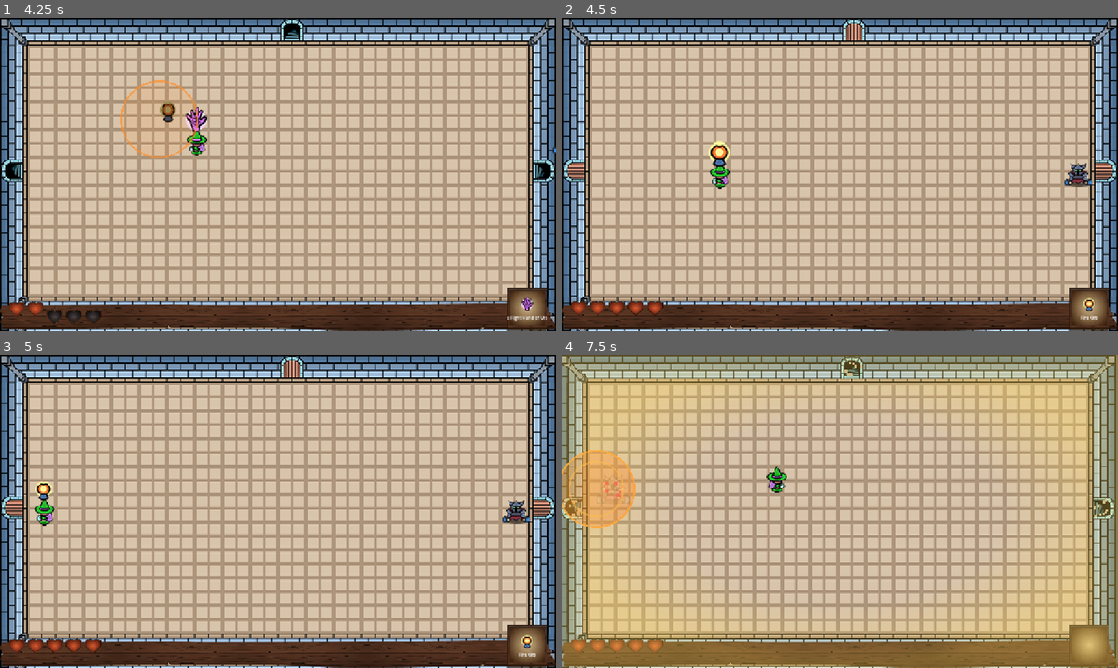
Above: before the commit, frames 1-4 (two rows, left to right).
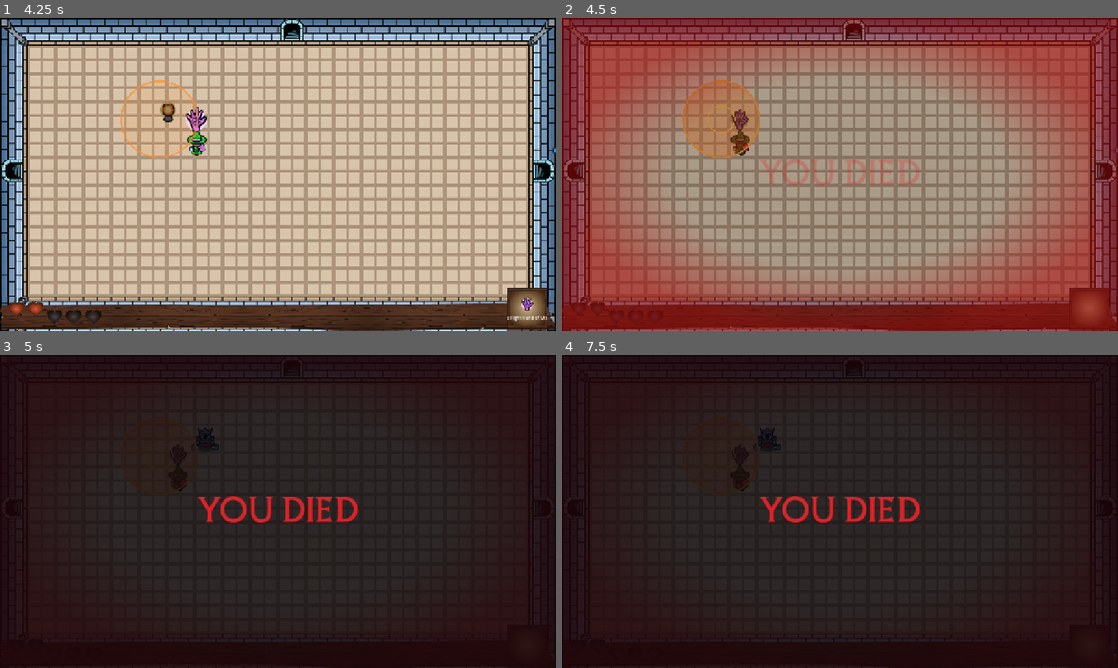
Above: after the commit, the same moments.

Repository: caiooliveira-tech/The-Bag-of-Holding
Game: Godot game, scene res://tests/smoke_test.tscn
The game is run twice, just before and just after one commit, with the same random seed, the same clock (stepped at 60 frames per second) and the same inputs. This scene is started directly instead of the project's main scene.
Inputs (mouse positions are in pixels of both pictures, inside the frame that each line leads up to):
- Up to frame 1 (4.25 s): tap Enter at 0.5 s; move the mouse to (400, 158) at 0.52 s; hold D (move_right) 0.53-1.28 s; tap Q (dash) at 0.6, 1.55, 2.1, 3.05, 3.8 s; click (400, 158) at 0.67 s; move the mouse to (166, 190) at 1.27 s; hold S (move_down) 1.28-2.03 s; tap Space (attack) at 1.35 s; click (166, 190) at 1.42 s; move the mouse to (333, 105) at 2.02 s; hold D (move_right) 2.03-2.78 s; click (333, 105) at 2.17 s; move the mouse to (250, 237) at 2.77 s; hold W (move_up) 2.78-3.53 s; tap E (special) at 2.85 s; click (250, 237) at 2.92 s; move the mouse to (444, 221) at 3.52 s; hold A (move_left) from 3.53 s (still down); tap N at 3.6 s; click (444, 221) at 3.67 s
- Up to frame 2 (4.5 s): keep holding A (move_left); move the mouse to (673, 127) at 4.27 s; tap O at 4.35 s; click (673, 127) at 4.42 s
- Up to frame 3 (5 s): keep holding A (move_left); tap Q (dash) at 4.55 s
- Up to frame 4 (7.5 s): move the mouse to (867, 511) at 5.02 s; release A (move_left) at 5.03 s; hold S (move_down) 5.03-5.78 s; tap C at 5.1 s; click (867, 511) at 5.17 s; tap Q (dash) at 5.3, 6.05, 6.8, 7.35 s; move the mouse to (756, 433) at 5.77 s; hold D (move_right) 5.78-6.53 s; tap Enter at 5.85 s; click (756, 433) at 5.92 s; move the mouse to (962, 495) at 6.52 s; hold W (move_up) 6.53-7.28 s; tap Keypad Enter at 6.6 s; click (962, 495) at 6.67 s; move the mouse to (728, 527) at 7.27 s; hold D (move_right) from 7.28 s (still down); click (728, 527) at 7.42 s

Frame 1 is identical in both runs. In frame 2, 99% of the frame differs, in the area x 0-100%, y 0-100%; in frame 3, 96%; in frame 4, 100%.

Commit message:
Death screen, pause key in controls, web audio unlock, hit-sound trim
- Death screen (autoload DeathScreen): on player_died, freeze the game,
  fade in a centered YOU-DIED label in the game font + game_over SFX, hold
  ~3.2s, then return to the main menu. Death no longer reloads the room;
  player_death SFX plays on the lethal hit
- Options CONTROLS lists PAUSE -> ESC (the ask was to show the pause key,
  not embed options in pause - that experiment was reverted)
- Web audio: hold music until the first key/click so it starts on the
  first menu interaction (browsers block autoplay)
- player_hit SFX starts 0.08s in (SFX_SKIP) to cut a silent lead-in
- room_cleared / player_death / game_over mp3s imported and wired
- Smoke 27/27 PASS

Co-Authored-By: Claude Fable 5 <noreply@anthropic.com>

Diff:
--- a/autoloads/audio_manager.gd
+++ b/autoloads/audio_manager.gd
@@ -30,10 +30,21 @@
 	&"freeze_explosion": preload("res://assets/sounds/freeze-explosion.mp3"),
 	&"hand_explosions": preload("res://assets/sounds/hand_explosions.mp3"),
 	&"horse_explosion": preload("res://assets/sounds/horse_explosion.mp3"),
+	&"room_cleared": preload("res://assets/sounds/room_cleared.mp3"),
+	&"player_death": preload("res://assets/sounds/player_death.mp3"),
+	&"game_over": preload("res://assets/sounds/game_over.mp3"),
+}
+
+## Seconds to skip at the start of an SFX to cut a silent lead-in.
+const SFX_SKIP := {
+	&"player_hit": 0.08,
 }
 
 # Not const: we flip its `loop` flag in _ready (can't mutate a const member).
 var _tick_stream: AudioStreamMP3 = preload("res://assets/sounds/clock_ticking.mp3")
+## On the web, audio can't start until the first user gesture — hold music
+## until then so it starts cleanly on the first menu interaction.
+var _music_locked: bool = false
 
 ## Explosion/trigger SFX per item. Right Hand plays the freeze cue on trigger;
 ## the un-freeze cue (freeze-explosion) fires later on freeze_ended.
@@ -83,6 +94,20 @@
 	EventBus.player_kicked.connect(func(): play_sfx(&"kick"))
 	EventBus.door_opened.connect(func(): play_sfx(&"door_open"))
 	EventBus.freeze_ended.connect(func(): play_sfx(&"freeze_explosion"))
+	EventBus.room_cleared.connect(func(): play_sfx(&"room_cleared"))
+
+	_music_locked = OS.has_feature("web")
+
+
+## Browsers block audio until a user gesture — start the pending track on the
+## first key/click so web builds get music from the first menu interaction.
+func _input(event: InputEvent) -> void:
+	if not _music_locked:
+		return
+	if (event is InputEventKey or event is InputEventMouseButton) and event.pressed:
+		_music_locked = false
+		if _current_music != &"":
+			_start_music()
 
 
 ## Switch the looping background track. Also resets the countdown tick, so a
@@ -92,8 +117,13 @@
 	if _current_music == track or not MUSIC.has(track):
 		return
 	_current_music = track
-	var stream := MUSIC[track] as AudioStreamMP3
-	var skip: float = MUSIC_SKIP.get(track, 0.0)
+	if not _music_locked:
+		_start_music()
+
+
+func _start_music() -> void:
+	var stream := MUSIC[_current_music] as AudioStreamMP3
+	var skip: float = MUSIC_SKIP.get(_current_music, 0.0)
 	stream.loop_offset = skip
 	_music.stream = stream
 	_music.play(skip)
@@ -105,7 +135,7 @@
 	var player := _sfx[_next_voice]
 	_next_voice = (_next_voice + 1) % _sfx.size()
 	player.stream = SFX[name]
-	player.play()
+	player.play(SFX_SKIP.get(name, 0.0))
 
 
 func _on_item_drawn(_data: MagicItemResource) -> void:
--- a/entities/player/player.gd
+++ b/entities/player/player.gd
@@ -128,9 +128,11 @@
 	else:
 		_flash_damage()
 	if health <= 0:
+		health = 0
 		GameState.player_health = -1
+		AudioManager.play_sfx(&"player_death")
+		# DeathScreen shows the overlay and returns to the menu (no reload).
 		EventBus.player_died.emit()
-		get_tree().reload_current_scene.call_deferred()
 
 
 ## Post-hit invulnerability blink (Spec 010, G3). The looping alpha tween is
--- a/project.godot
+++ b/project.godot
@@ -25,6 +25,7 @@
 Juice="*res://autoloads/juice.gd"
 AudioManager="*res://autoloads/audio_manager.gd"
 Pause="*res://ui/menu/pause_menu.gd"
+DeathScreen="*res://ui/menu/death_screen.gd"
 
 [display]
 
--- /dev/null
+++ b/ui/menu/death_screen.gd
@@ -0,0 +1,63 @@
+## Death screen (autoload "DeathScreen"). On player death: freeze the game,
+## fade in a "YOU DIED" overlay in the game's typography, hold a few seconds,
+## then return to the main menu. Listens to EventBus.player_died.
+extends CanvasLayer
+
+const FONT_BOLD: FontFile = preload("res://assets/fonts/Dellas-Bold.otf")
+const MAIN_MENU := "res://ui/menu/main_menu.tscn"
+
+const HOLD_SECONDS := 3.2
+
+var _root: Control
+var _label: Label
+var _showing: bool = false
+
+
+func _ready() -> void:
+	layer = 30
+	process_mode = Node.PROCESS_MODE_ALWAYS
+	_build()
+	_root.visible = false
+	EventBus.player_died.connect(_on_player_died)
+
+
+func _build() -> void:
+	_root = Control.new()
+	_root.set_anchors_preset(Control.PRESET_FULL_RECT)
+	_root.mouse_filter = Control.MOUSE_FILTER_IGNORE
+	add_child(_root)
+
+	var dim := ColorRect.new()
+	dim.color = Color(0.03, 0.02, 0.04, 0.82)
+	dim.set_anchors_preset(Control.PRESET_FULL_RECT)
+	dim.mouse_filter = Control.MOUSE_FILTER_IGNORE
+	_root.add_child(dim)
+
+	_label = Label.new()
+	_label.text = "YOU DIED"
+	_label.add_theme_font_override("font", FONT_BOLD)
+	_label.add_theme_font_size_override("font_size", 72)
+	_label.add_theme_color_override("font_color", Color(0.86, 0.14, 0.16))
+	_label.horizontal_alignment = HORIZONTAL_ALIGNMENT_CENTER
+	_label.vertical_alignment = VERTICAL_ALIGNMENT_CENTER
+	_label.set_anchors_preset(Control.PRESET_FULL_RECT)
+	_root.add_child(_label)
+
+
+func _on_player_died() -> void:
+	if _showing:
+		return
+	_showing = true
+	AudioManager.play_sfx(&"game_over")
+	_root.modulate.a = 0.0
+	_root.visible = true
+	get_tree().paused = true
+	var fade := create_tween()
+	fade.tween_property(_root, "modulate:a", 1.0, 0.5)
+	# create_timer ticks while paused (process_always defaults true).
+	await get_tree().create_timer(HOLD_SECONDS).timeout
+	get_tree().paused = false
+	_root.visible = false
+	_showing = false
+	GameState.reset_run()
+	get_tree().change_scene_to_file(MAIN_MENU)
--- a/ui/menu/options_menu.gd
+++ b/ui/menu/options_menu.gd
@@ -59,6 +59,7 @@
 		["DRAW / THROW ITEM", _keys_for("attack")],
 		["DODGE", _keys_for("dash")],
 		["KICK", _keys_for("special")],
+		["PAUSE", "ESC"],
 	]
 	for i in rows.size():
 		var y := 378.0 + i * 34.0
Not shown, added: assets/sounds/game_over.mp3.import
Not shown, added: assets/sounds/player_death.mp3.import
Not shown, added: assets/sounds/room_cleared.mp3.import
Binary file changed: entities/SHEETS_SHOELACE_INIMIGOS_ITENS_PROJETIL.png
Not shown, added: ui/menu/death_screen.gd.uid
Not shown, added: assets/sounds/game_over.mp3
Not shown, added: assets/sounds/player_death.mp3
Not shown, added: assets/sounds/room_cleared.mp3
Not shown, changed: docs/context/progress-tracker.md
Not shown, changed: docs/specs/013-audio.md
